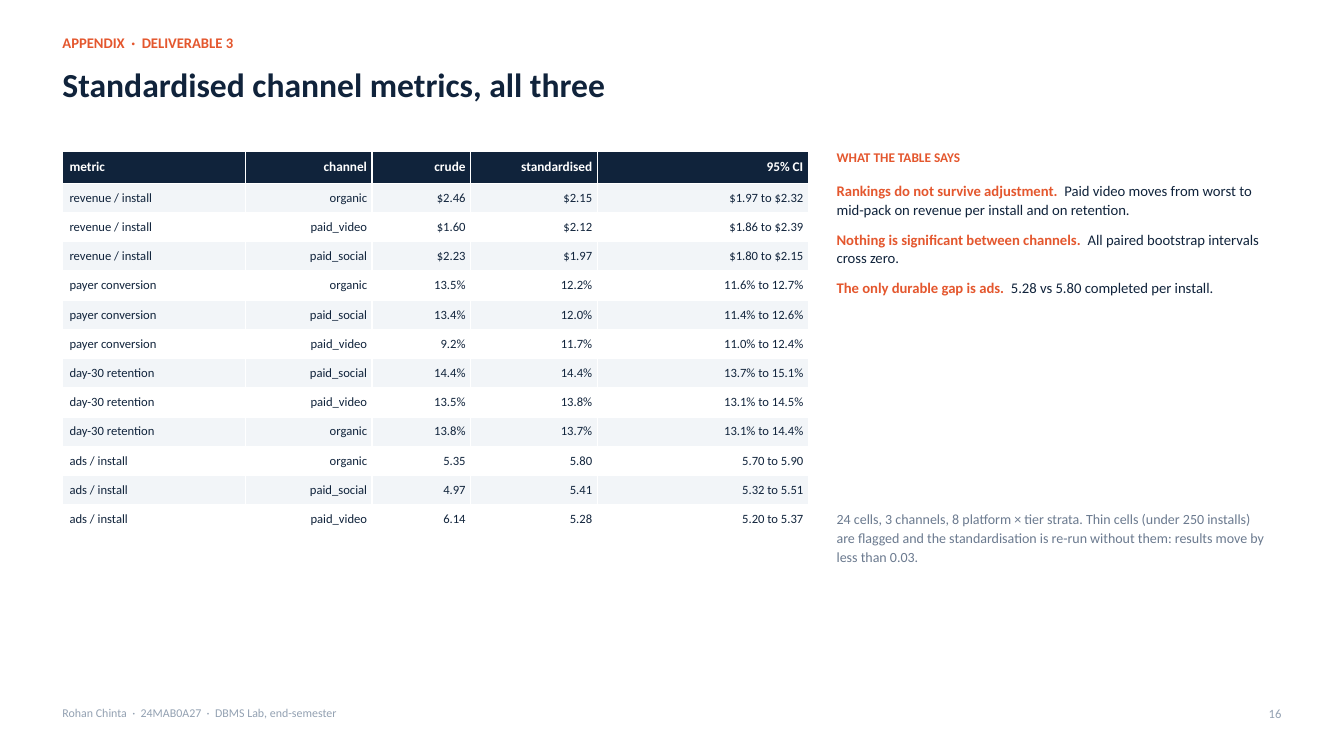
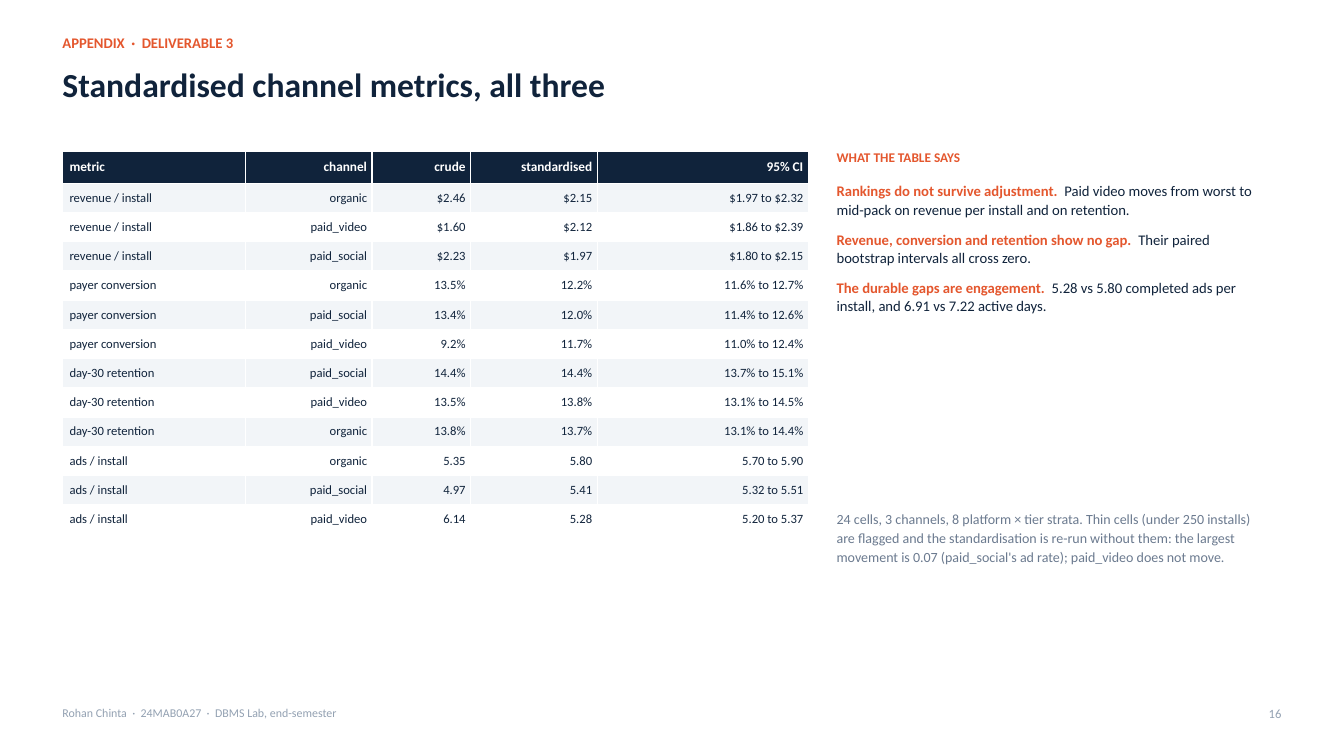
Before and after one commit to iistargazer/DBMS-Lab-Endsem-Assignment, a slide deck: slide 16 of deck/DBMS_EndSem_Deck.pptx. Drawn at 1344x756 pixels with LibreOffice and Linux fonts; fonts in the diff are those of the drawing. Boxes give left, top, right and bottom in pixels: in the first picture for what was removed or moved away, otherwise in the second. Text is boxed around its words. In the diff, an @@ line names an element or a change of style, - is before the commit and + after.

Commit message:
Trace the deck's figures to the CSVs and correct four claims they contradicted
The channel bootstrap intervals do not all cross zero, the two-part model does not win
on every ranking metric, 41% of player-days carry no ad event rather than 44% of DAU,
and gross revenue had been typed from a pre-deduplication basis so net minus refunds
did not reconcile; those statements now match the committed outputs, and the counts
behind them are read from the CSVs that already carry them. The 4(b) top-decile share
and mean were computed from two different sorts, so with 78% of scores tied the mean
described a different set of installs than the share and changed between runs.

```diff
--- a/deck/DBMS_EndSem_Deck.pptx
+++ b/deck/DBMS_EndSem_Deck.pptx
@@ text at (837,234,1236,314): text changed @@
-Nothing is significant between channels. All paired bootstrap intervals cross zero.
-The only durable gap is ads. 5.28 vs 5.80 completed per install.
+Revenue, conversion and retention show no gap. Their paired bootstrap intervals all cross zero.
+The durable gaps are engagement. 5.28 vs 5.80 completed ads per install, and 6.91 vs 7.22 active days.
@@ text at (837,514,1250,564): text changed @@
-24 cells, 3 channels, 8 platform × tier strata. Thin cells (under 250 installs) are flagged and the standardisation is re-run without them: results move by less than 0.03.
+24 cells, 3 channels, 8 platform × tier strata. Thin cells (under 250 installs) are flagged and the standardisation is re-run without them: the largest movement is 0.07 (paid_social's ad rate); paid_video does not move.
```
Also in this commit, not shown: 5 other slides changed, 5 other files.
